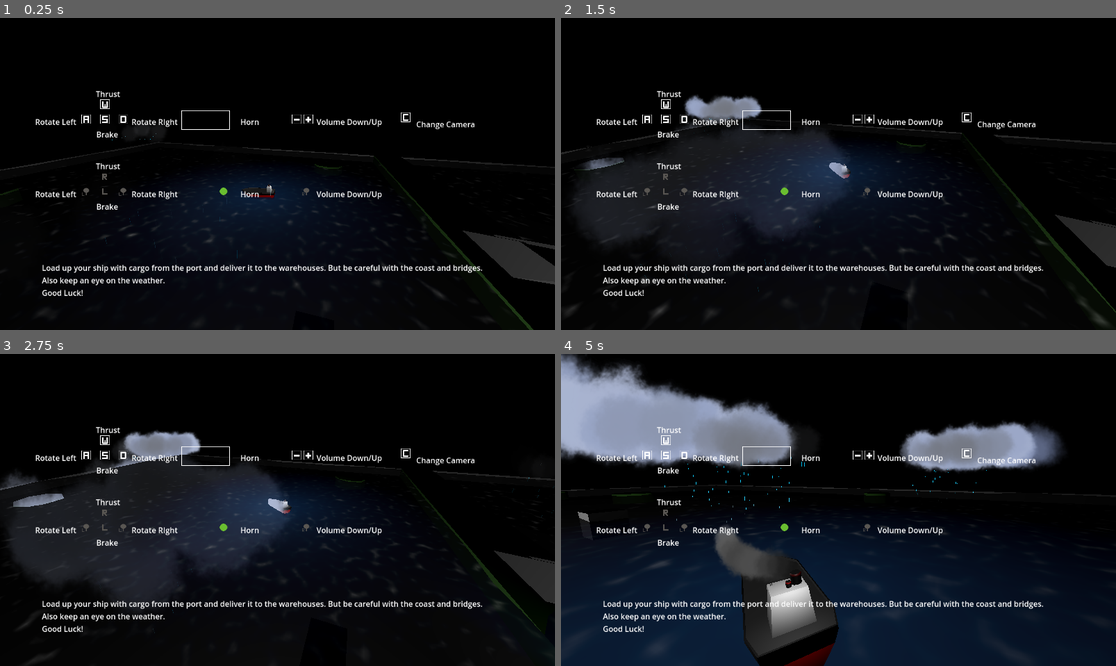
Above: before the commit, frames 1-4 (two rows, left to right).
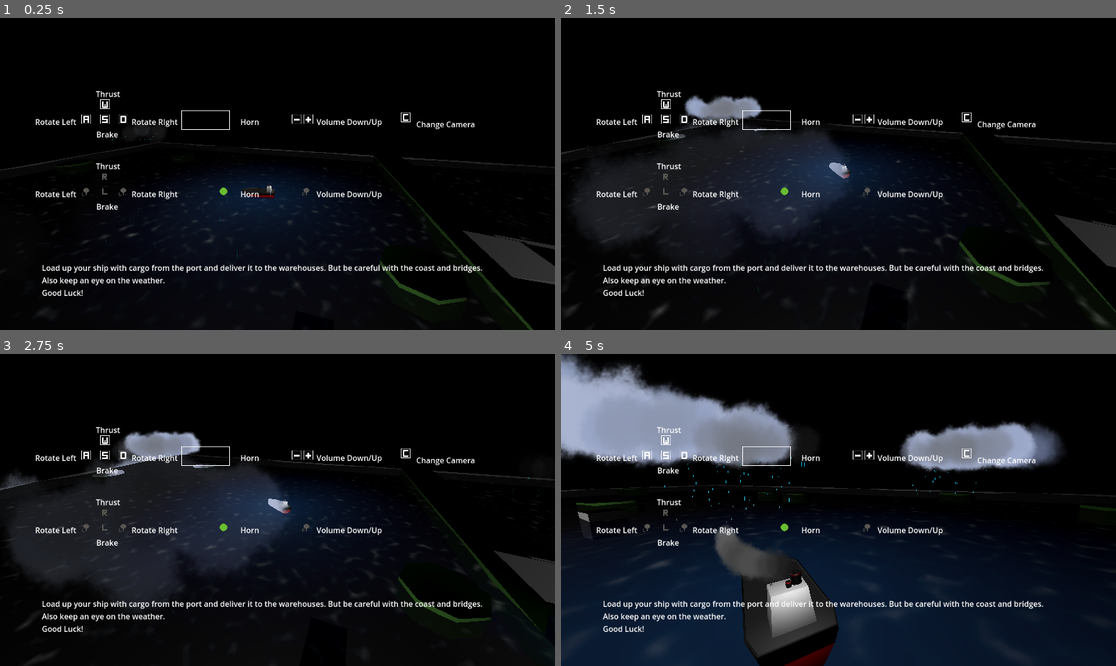
Above: after the commit, the same moments.

Repository: savenger/shipped
Game: Godot game, scene res://level/game.tscn
Same seed, same stepped clock (60 frames per second), same inputs: the game is played once before the commit and once after it.
Inputs (mouse positions are in pixels of both pictures, inside the frame that each line leads up to):
- Up to frame 1 (0.25 s): no input
- Up to frame 2 (1.5 s): tap Enter at 0.5 s; move the mouse to (960, 158) at 0.52 s; hold D (Turn Right) 0.53-1.28 s; click (960, 158) at 0.6 s; move the mouse to (727, 189) at 1.27 s; hold A (Turn Left) from 1.28 s (still down); tap Mouse wheel down (volume_down) at 1.35 s
- Up to frame 3 (2.75 s): move the mouse to (333, 441) at 2.02 s; release A (Turn Left) at 2.03 s; hold D (Turn Right) from 2.03 s (still down); tap Mouse wheel up (volume_up) at 2.1 s
- Up to frame 4 (5 s): move the mouse to (810, 572) at 2.77 s; release D (Turn Right) at 2.78 s; hold S (CounterThrust) 2.78-3.53 s; tap C at 2.85 s; move the mouse to (1005, 556) at 3.52 s; hold A (Turn Left) from 3.53 s (still down); click (1005, 556) at 3.6 s; move the mouse to (672, 463) at 4.27 s; tap Mouse wheel down (volume_down) at 4.35 s

The runs differ from the first frame. In frame 1, 0.3% of the frame differs, in the area x 0-90%, y 46-92%; in frame 2, 0.5%; in frame 3, 0.6%, in the area x 2-96%, y 35-87%; in frame 4, 0.2%.
Error in both runs: Invalid assignment of property or key 'volume_db' with value of type 'int' on a base object of type 'null instance'. (res://level/game.gd:40)

Commit message:
bufixes

Diff:
--- a/level/game.tscn
+++ b/level/game.tscn
@@ -27,7 +27,10 @@
 subdivide_width = 20
 subdivide_depth = 20
 
+[sub_resource type="ShaderMaterial" id="ShaderMaterial_frta4"]
+
 [sub_resource type="Sky" id="Sky_m8w1y"]
+sky_material = SubResource("ShaderMaterial_frta4")
 
 [sub_resource type="Environment" id="Environment_m4ws3"]
 background_mode = 2
--- a/level/terrain.gd
+++ b/level/terrain.gd
@@ -105,10 +105,11 @@
 	_placeBridge(horizontal, c.position.x, c.position.z, scale_factor, scale_factor2)
 
 func _generateIslands():
-	for x in range(mapSize):
-		for z in range(mapSize):
-			if rng.randf() > 0.95:
-				_placeIsland(x, z)
+	while len(islands) <= 1:
+		for x in range(mapSize):
+			for z in range(mapSize):
+				if rng.randf() > 0.9:
+					_placeIsland(x, z)
 
 
 func _generateGround():
--- a/level/water.tres
+++ b/level/water.tres
@@ -200,7 +200,7 @@
 
 }
 "
-graph_offset = Vector2(-445.482, -1.88197)
+graph_offset = Vector2(-812.168, 92.4171)
 nodes/vertex/2/node = SubResource("VisualShaderNodeInput_6j4yq")
 nodes/vertex/2/position = Vector2(-620, 220)
 nodes/vertex/3/node = SubResource("VisualShaderNodeUVFunc_615uu")
Not shown: 2 places in level/game.tscn that only renumber resources
Not shown: 2 places in ship/ship.tscn that only renumber resources
